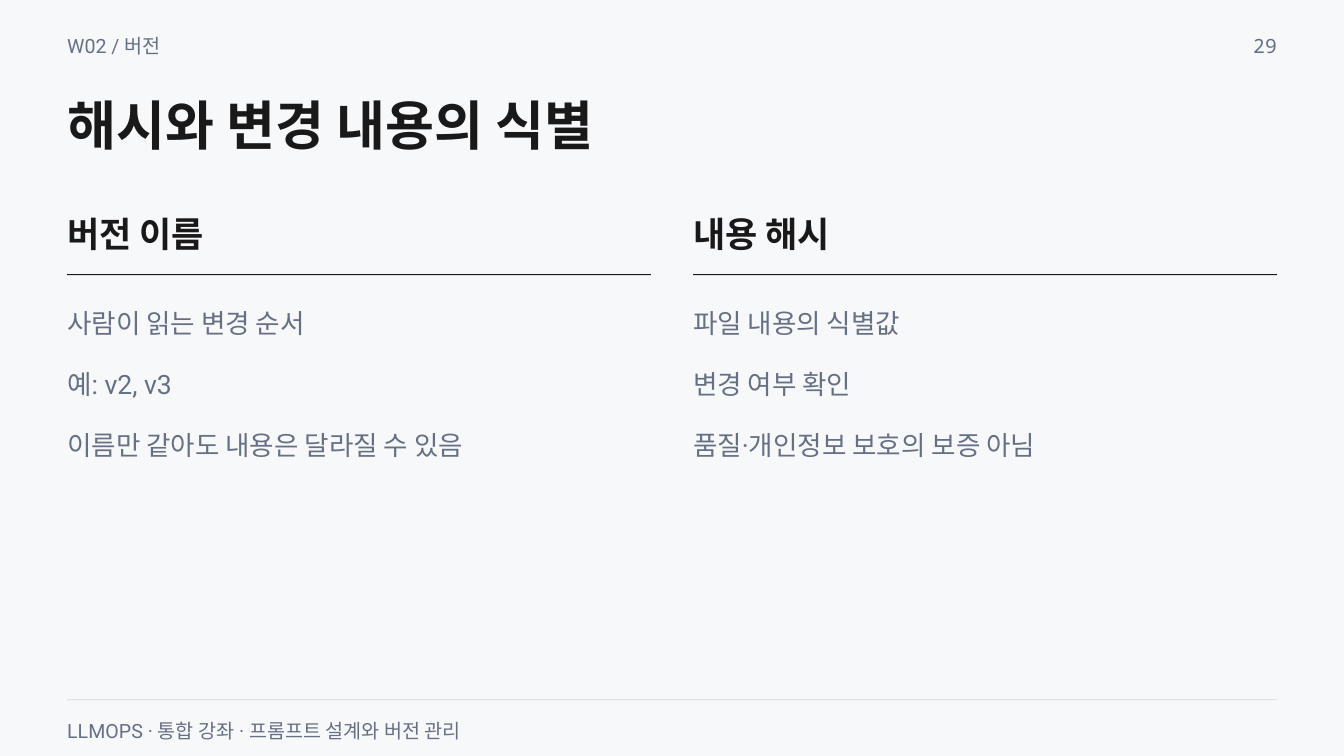
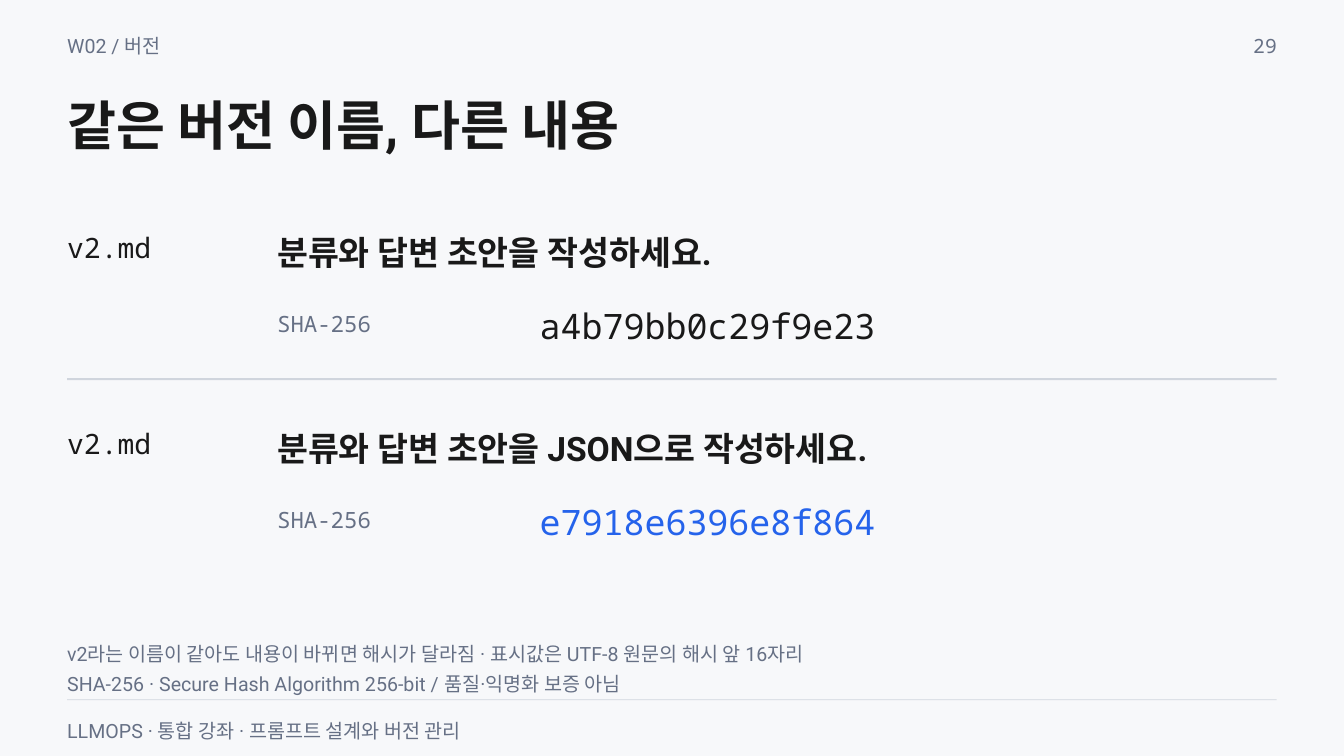
Before and after one commit to smilesjcha/llmops-16week, a slide deck: slide 29 of week02/lecture/02_week2_prompt_design_versioning.pptx. Drawn at 1344x756 pixels with LibreOffice and Linux fonts; fonts in the diff are those of the drawing. Boxes give left, top, right and bottom in pixels: in the first picture for what was removed or moved away, otherwise in the second. Text is boxed around its words. In the diff, an @@ line names an element or a change of style, - is before the commit and + after.

```diff
--- a/week02/lecture/02_week2_prompt_design_versioning.pptx
+++ b/week02/lecture/02_week2_prompt_design_versioning.pptx
@@ text at (67,100,620,155): text changed @@
-해시와 변경 내용의 식별
+같은 버전 이름, 다른 내용
@@ text removed at (67,217,203,250) @@
-버전 이름
@@ text added at (67,236,151,259), 20 pt, text #191919 @@
+v2.md
@@ text added at (277,237,711,268), 24 pt, text #191919, bold @@
+분류와 답변 초안을 작성하세요.
@@ text removed at (693,217,829,250) @@
-내용 해시
@@ rectangle removed at (68,274,651,275) @@
@@ rectangle removed at (694,274,1277,275) @@
@@ text at (277,316,371,332): text changed; size 19 to 16 pt; font Roboto to Noto Sans Mono @@
-사람이 읽는 변경 순서
+SHA-256
@@ text added at (540,312,876,340), 25 pt, text #191919 @@
+a4b79bb0c29f9e23
@@ text removed at (693,311,900,335) @@
-파일 내용의 식별값
@@ text removed at (67,372,172,398) @@
-예: v2, v3
@@ rectangle added at (68,378,1277,380), fill #D0D5DD @@
@@ text removed at (693,372,852,396) @@
-변경 여부 확인
@@ text removed at (67,433,463,457) @@
-이름만 같아도 내용은 달라질 수 있음
@@ text added at (67,432,151,455), 20 pt, text #191919 @@
+v2.md
@@ text added at (277,433,867,464), 24 pt, text #191919, bold @@
+분류와 답변 초안을 JSON으로 작성하세요.
@@ text removed at (693,433,1035,457) @@
-품질·개인정보 보호의 보증 아님
@@ text added at (540,508,876,536), 25 pt, text #2563EB @@
+e7918e6396e8f864
@@ text added at (277,512,371,528), 16 pt, text #667085 @@
+SHA-256
@@ text added at (67,645,803,663), 14 pt, text #667085 @@
+v2라는 이름이 같아도 내용이 바뀌면 해시가 달라짐 · 표시값은 UTF-8 원문의 해시 앞 16자리
@@ text added at (67,675,621,695), 14 pt, text #667085 @@
+SHA-256 · Secure Hash Algorithm 256-bit / 품질·익명화 보증 아님
```
Also in this commit, not shown: 16 other slides changed, 6 slides added, 6 slides removed, 26 other files.
